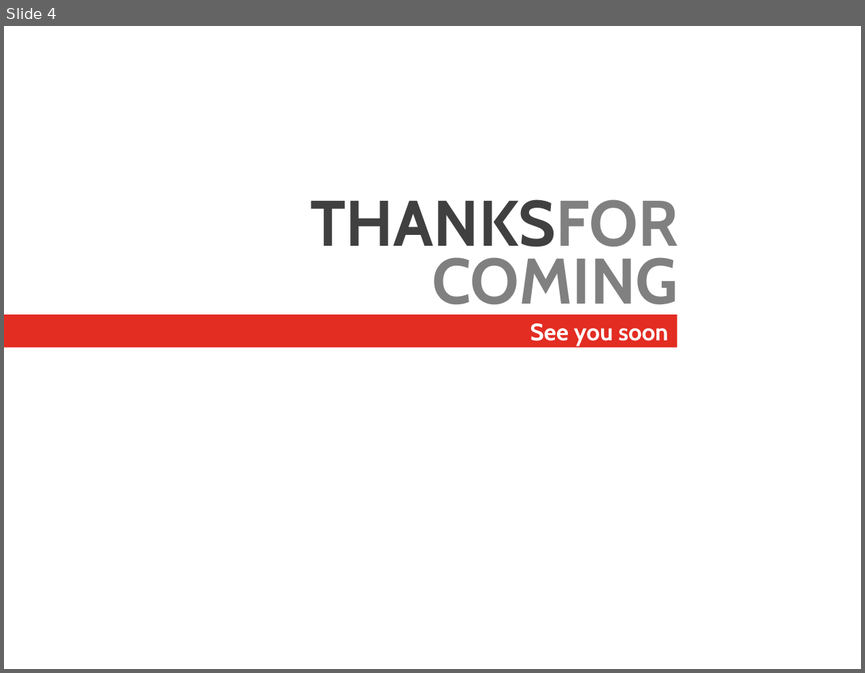
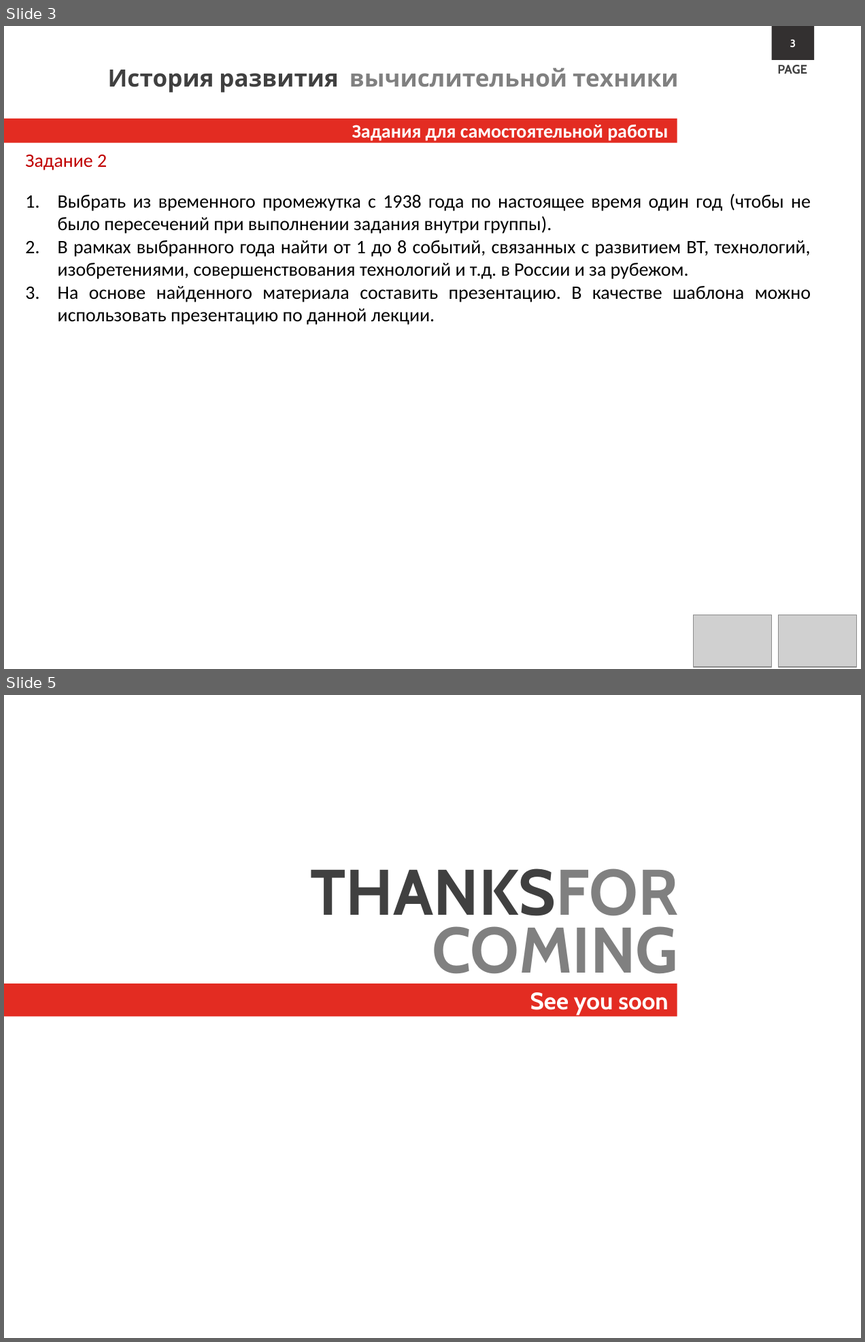
Before and after one commit to s1211001142/computer_science_course, a slide deck: Lectures/Л3.История развития вычислительной техники.Самостоятельная работа.pptx. Shown one above the other, each under a label of ours: slide 4 before the commit, slides 3 and 5 after it; the slides between them are not shown. The pictures are 865x673 and 865x1342 pixels, drawn with LibreOffice and Linux fonts; fonts in the diff are those of the drawing; grey boxes stand for pictures; background and template pictures are left out. Boxes give left, top, right and bottom in pixels: in the first picture for what was removed or moved away, otherwise in the second. Text is boxed around its words. In the diff, an @@ line names an element or a change of style, - is before the commit and + after.

```diff
--- a/Lectures/Л3.История развития вычислительной техники.Самостоятельная работа.pptx
+++ b/Lectures/Л3.История развития вычислительной техники.Самостоятельная работа.pptx
@@ slide 3 added at (x1=4, y1=26, x2=861, y2=669), background picture (left out) @@
@@ rectangle added at (x1=772, y1=26, x2=814, y2=60), fill #333030, 9 pt, text #FFFFFF, bold @@
+3
@@ text added at (x1=777, y1=65, x2=807, y2=74), 10.5 pt, text #404040, bold @@
+PAGE
@@ text added at (x1=108, y1=67, x2=679, y2=93), 20 pt, text #808080, bold @@
+История развития вычислительной техники
@@ subtitle added at (x1=4, y1=118, x2=677, y2=142), fill #E32C22, 16 pt, text #FFFFFF, bold @@
+Задания для самостоятельной работы
@@ text added at (x1=25, y1=155, x2=107, y2=170), 16 pt, text #C00000 @@
+Задание 2
@@ text added at (x1=58, y1=193, x2=810, y2=325), 16 pt, text #000000 @@
+1. Выбрать из временного промежутка с 1938 года по настоящее время один год (чтобы не было пересечений при выполнении задания внутри группы).
+2. В рамках выбранного года найти от 1 до 8 событий, связанных с развитием ВТ, технологий, изобретениями, совершенствования технологий и т.д. в России и за рубежом.
+3. На основе найденного материала составить презентацию. В качестве шаблона можно использовать презентацию по данной лекции.
@@ picture added at (x1=694, y1=615, x2=772, y2=667) @@
@@ picture added at (x1=778, y1=615, x2=855, y2=667) @@
@@ what was slide 4 is now slide 5 @@
```
Also in this commit, not shown: 1 slide changed, 1 other file.
